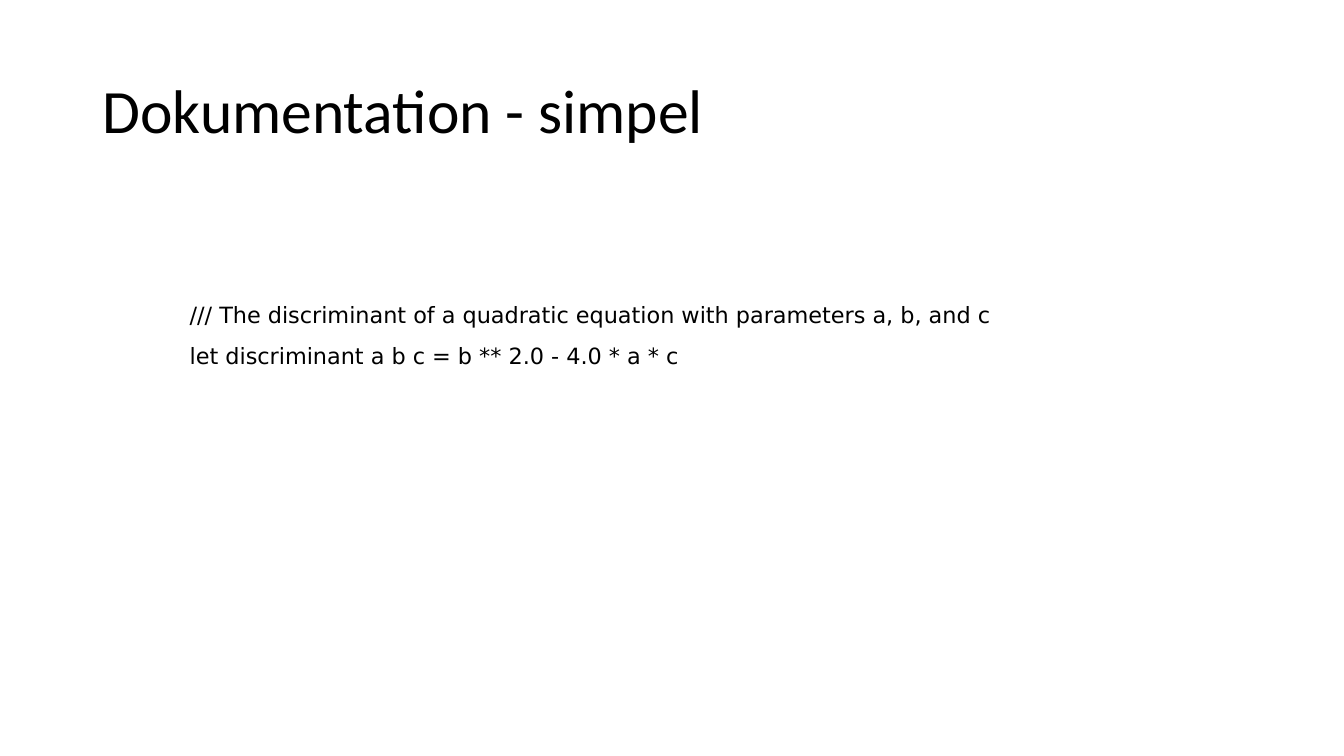
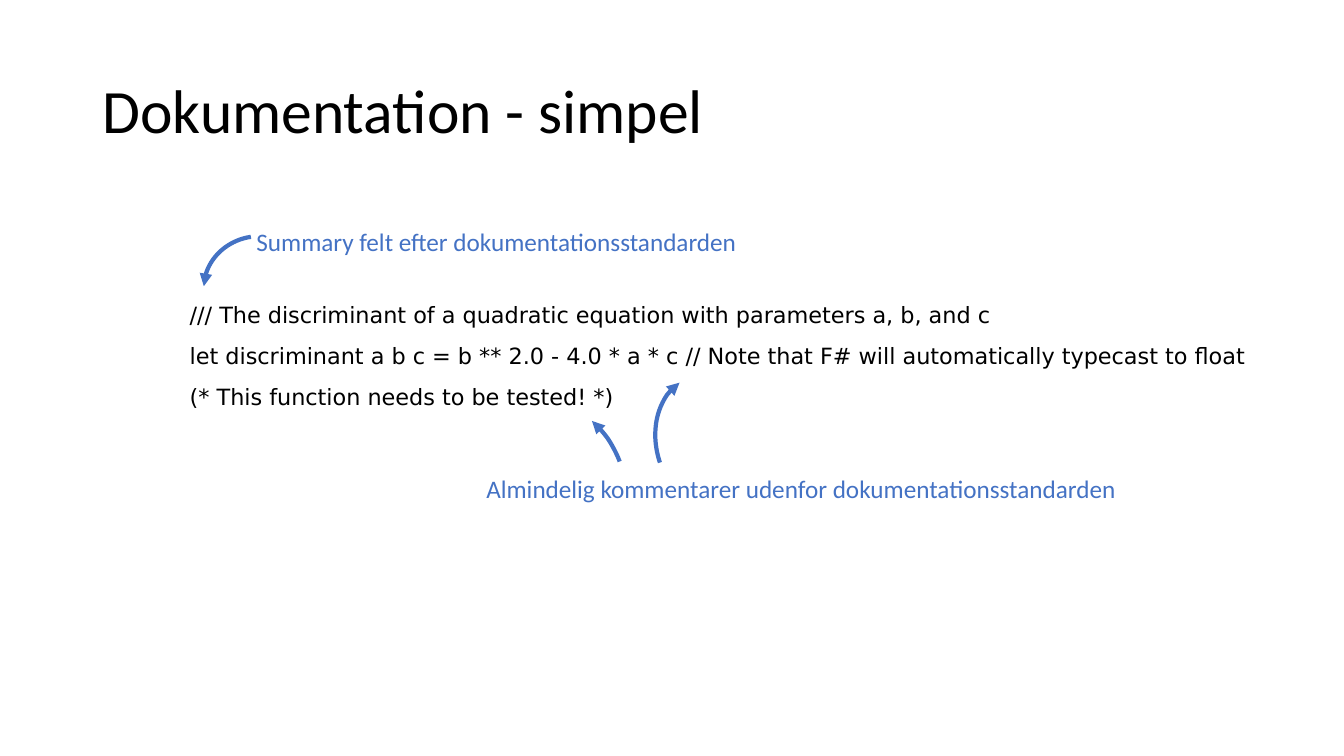
Before and after one commit to fisterloegsovs/pop22, a slide deck: slide 6 of lectures/3.2FunctionsNPrintf/lecture.pptx. Drawn at 1344x756 pixels with LibreOffice and Linux fonts; fonts in the diff are those of the drawing. Boxes give left, top, right and bottom in pixels: in the first picture for what was removed or moved away, otherwise in the second. Text is boxed around its words. In the diff, an @@ line names an element or a change of style, - is before the commit and + after.

```diff
--- a/lectures/3.2FunctionsNPrintf/lecture.pptx
+++ b/lectures/3.2FunctionsNPrintf/lecture.pptx
@@ arc (boxed as its full ellipse) added at (192,223,321,346), outline #4472C4 3 pt @@
@@ text added at (256,233,736,255), 18 pt, text #4472C4 @@
+Summary felt efter dokumentationsstandarden
@@ text at (190,347,1245,406): text changed @@
-let discriminant a b c = b ** 2.0 - 4.0 * a * c
+let discriminant a b c = b ** 2.0 - 4.0 * a * c // Note that F# will automatically typecast to float
+(* This function needs to be tested! *)
@@ arc (boxed as its full ellipse) added at (630,350,813,545), outline #4472C4 3 pt @@
@@ arc (boxed as its full ellipse) added at (477,381,651,573), outline #4472C4 3 pt @@
@@ text added at (486,480,1116,503), 18 pt, text #4472C4 @@
+Almindelig kommentarer udenfor dokumentationsstandarden
```
Also in this commit, not shown: 5 other slides changed, 8 slides added, 1 slide removed, 14 other files.
